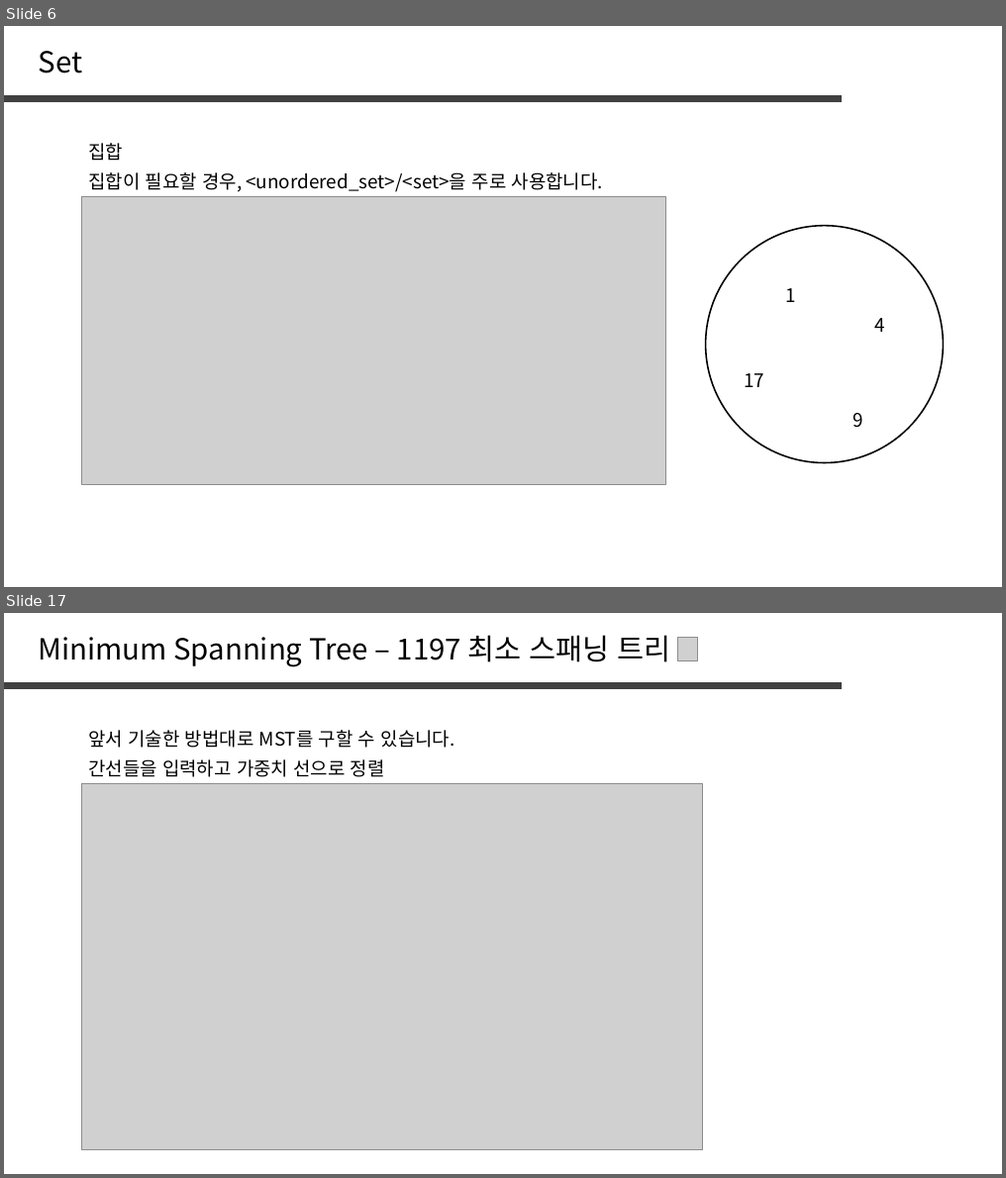
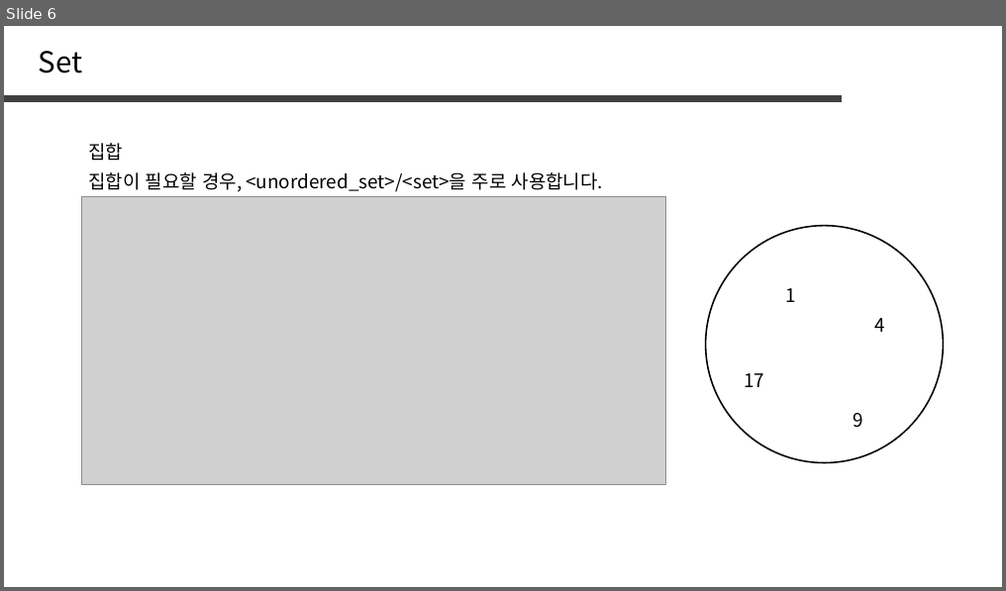
Before and after one commit to jaehoo1/PS-study, a slide deck: study/15_Hash Set, Hash Map.pptx. Shown one above the other, each under a label of ours: slides 6 and 17 before the commit, slide 6 after it; the slides between them are not shown. The pictures are 1006x1178 and 1006x591 pixels, drawn with LibreOffice and Linux fonts; fonts in the diff are those of the drawing; grey boxes stand for pictures. Boxes give left, top, right and bottom in pixels: in the first picture for what was removed or moved away, otherwise in the second. Text is boxed around its words. In the diff, an @@ line names an element or a change of style, - is before the commit and + after.

```diff
--- a/study/15_Hash Set, Hash Map.pptx
+++ b/study/15_Hash Set, Hash Map.pptx
@@ slide 17 removed at (x1=4, y1=613, x2=1002, y2=1174), background #FFFFFF @@
@@ text removed at (x1=39, y1=635, x2=671, y2=667) @@
-Minimum Spanning Tree – 1197 최소 스패닝 트리
@@ picture removed at (x1=678, y1=637, x2=697, y2=661) @@
@@ line removed from (4, 685) to (843, 685) @@
@@ text removed at (x1=88, y1=730, x2=455, y2=748) @@
-앞서 기술한 방법대로 MST를 구할 수 있습니다.
@@ text removed at (x1=88, y1=760, x2=385, y2=777) @@
-간선들을 입력하고 가중치 선으로 정렬
@@ picture removed at (x1=81, y1=783, x2=703, y2=1151) @@
```
Also in this commit, not shown: 1 slide changed, 3 slides added, 12 other slides removed.
